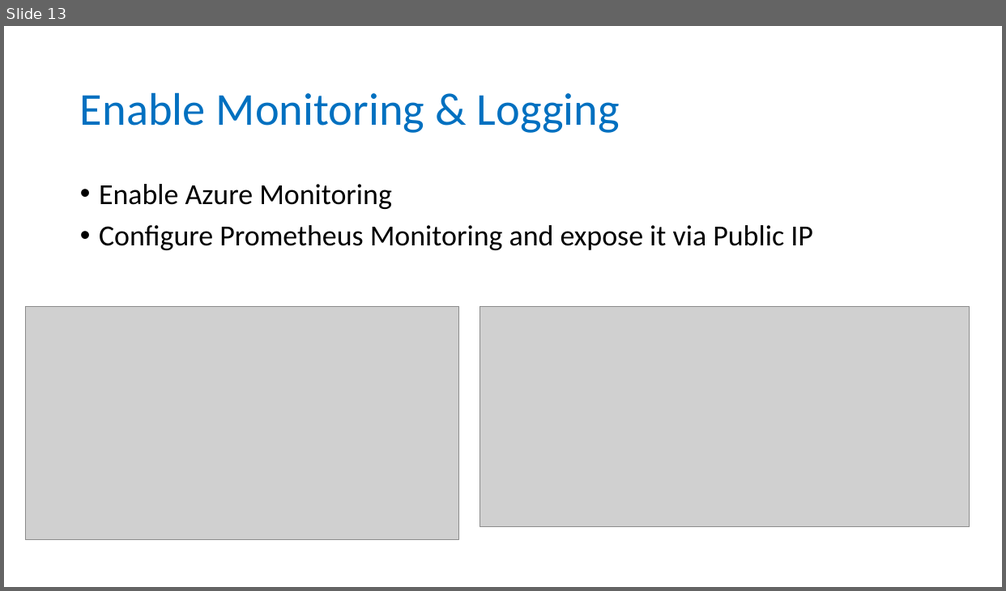
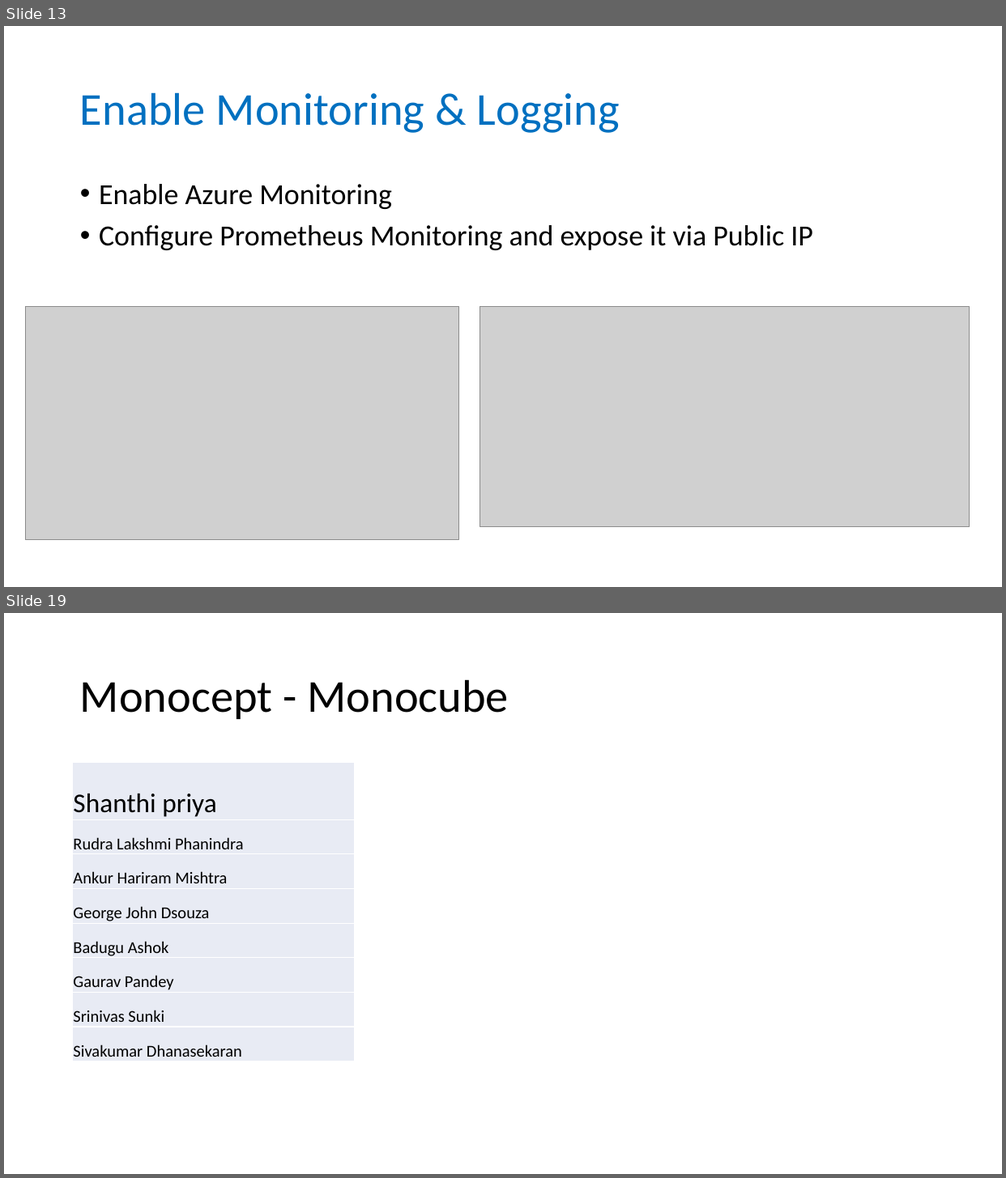
Before and after one commit to sumitkute/kubehack, a slide deck: assets/instructions/Azure Kubernetes Service HACKATON.pptx. Shown one above the other, each under a label of ours: slide 13 before the commit, slides 13 and 19 after it; the slides between them are not shown. The pictures are 1006x591 and 1006x1178 pixels, drawn with LibreOffice and Linux fonts; fonts in the diff are those of the drawing; grey boxes stand for pictures. Boxes give left, top, right and bottom in pixels: in the first picture for what was removed or moved away, otherwise in the second. Text is boxed around its words. In the diff, an @@ line names an element or a change of style, - is before the commit and + after.

```diff
--- a/assets/instructions/Azure Kubernetes Service HACKATON.pptx
+++ b/assets/instructions/Azure Kubernetes Service HACKATON.pptx
@@ slide 19 added at (x1=4, y1=613, x2=1002, y2=1174), background #FFFFFF @@
@@ title added at (x1=80, y1=679, x2=509, y2=719), 44 pt, text #000000 @@
+Monocept - Monocube
@@ table added at (x1=73, y1=763, x2=355, y2=1063), 8 rows, 1 columns @@
+Shanthi priya
+Rudra Lakshmi Phanindra
+Ankur Hariram Mishtra
+George John Dsouza
+Badugu Ashok
+Gaurav Pandey
+Srinivas Sunki
+Sivakumar Dhanasekaran
```
Also in this commit, not shown: 2 slides changed, 8 other slides added, 3 other files.
